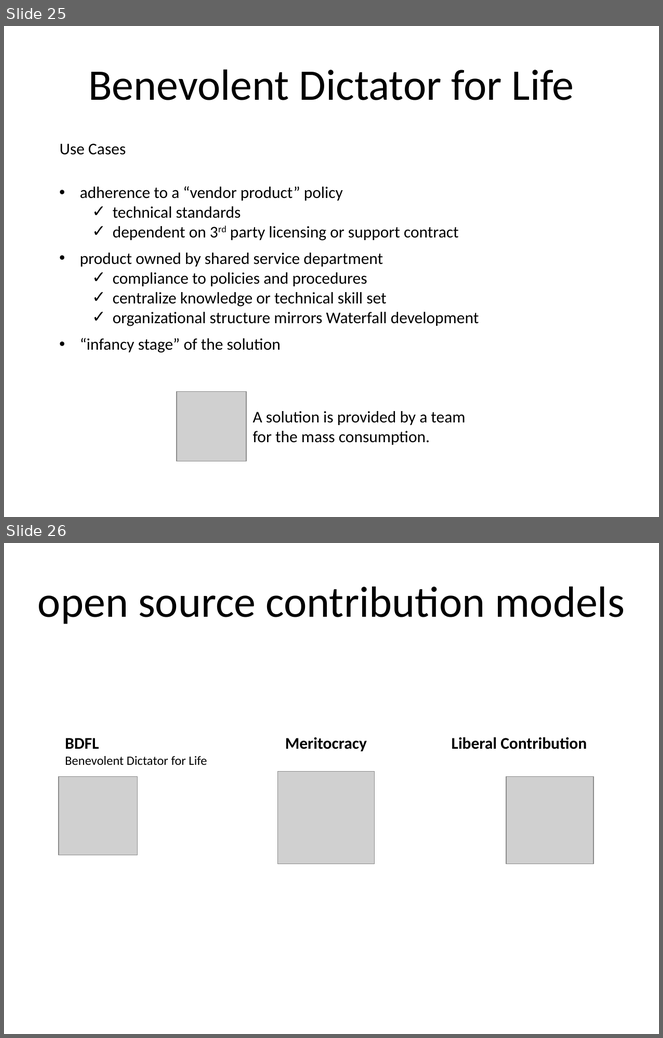
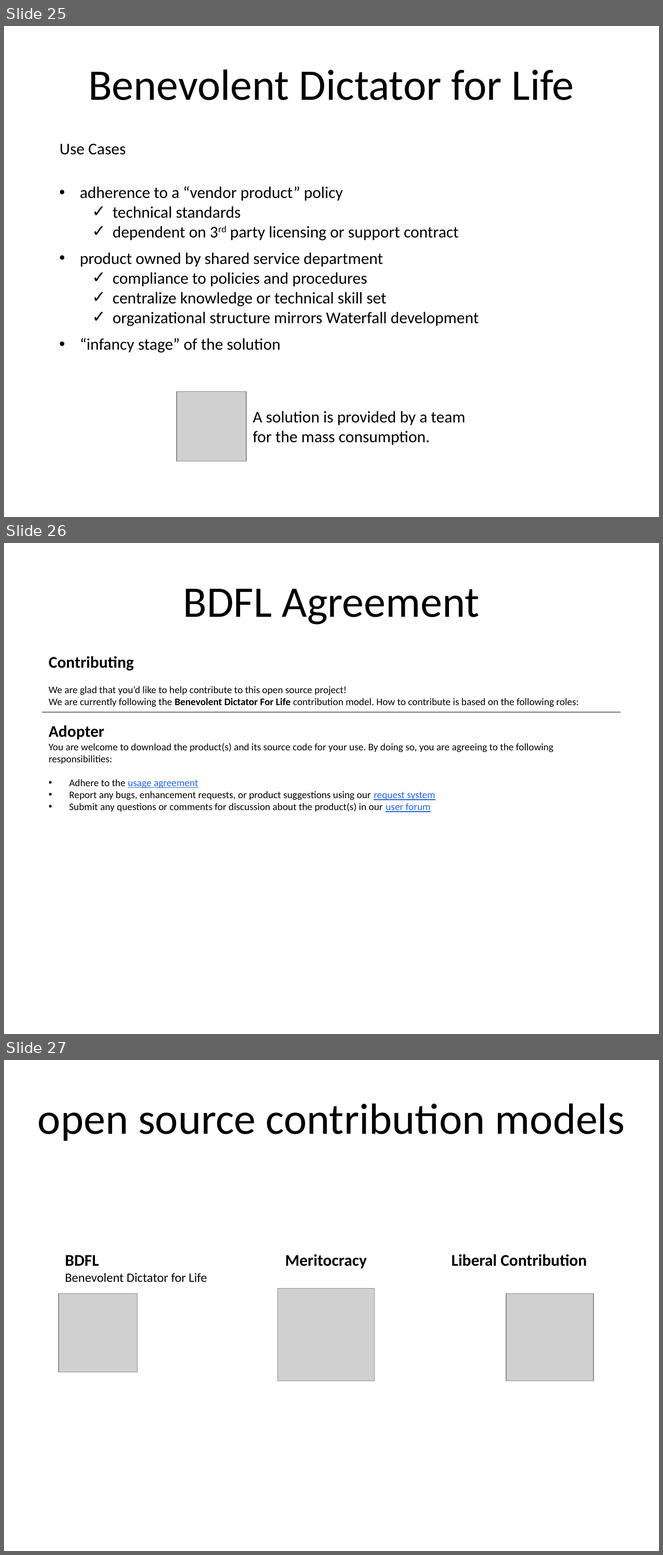
Before and after one commit to dsietz/open-source-model, a slide deck: Adopting the Open Source Model.pptx. Shown one above the other, each under a label of ours: slides 25 and 26 before the commit, slides 25, 26 and 27 after it. The pictures are 663x1038 and 663x1555 pixels, drawn with LibreOffice and Linux fonts; fonts in the diff are those of the drawing; grey boxes stand for pictures. Boxes give left, top, right and bottom in pixels: in the first picture for what was removed or moved away, otherwise in the second. Text is boxed around its words. In the diff, an @@ line names an element or a change of style, - is before the commit and + after.

```diff
--- a/Adopting the Open Source Model.pptx
+++ b/Adopting the Open Source Model.pptx
@@ slide 26 added at bbox=[4, 543, 659, 1034], background #FFFFFF @@
@@ text added at bbox=[183, 589, 480, 625], 48 pt, text #000000 @@
+BDFL Agreement
@@ text added at bbox=[49, 656, 579, 707], 11 pt, text #000000 @@
+Contributing
+We are glad that you’d like to help contribute to this open source project!
+We are currently following the Benevolent Dictator For Life contribution model. How to contribute is based on the following roles:
@@ line added from (42, 713) to (621, 713), #000000 0.75 pt @@
@@ text added at bbox=[49, 726, 554, 812], 11 pt, text #000000 @@
+Adopter
+You are welcome to download the product(s) and its source code for your use. By doing so, you are agreeing to the following responsibilities:
+• Adhere to the usage agreement
+• Report any bugs, enhancement requests, or product suggestions using our request system
+• Submit any questions or comments for discussion about the product(s) in our user forum
@@ what was slide 26 is now slide 27 @@
```
Also in this commit, not shown: 3 slides changed, 11 other slides added, 1 slide removed.
